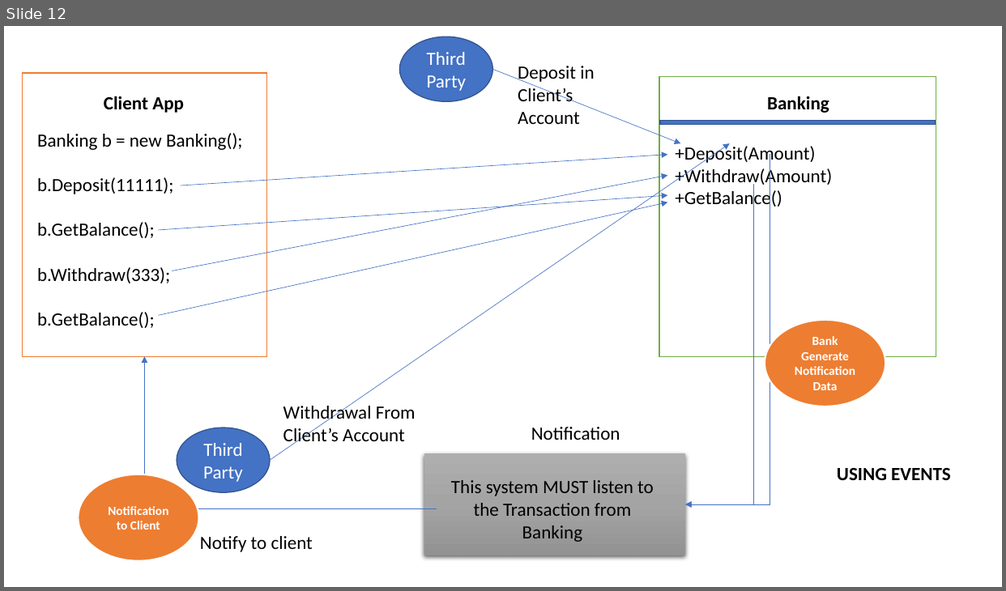
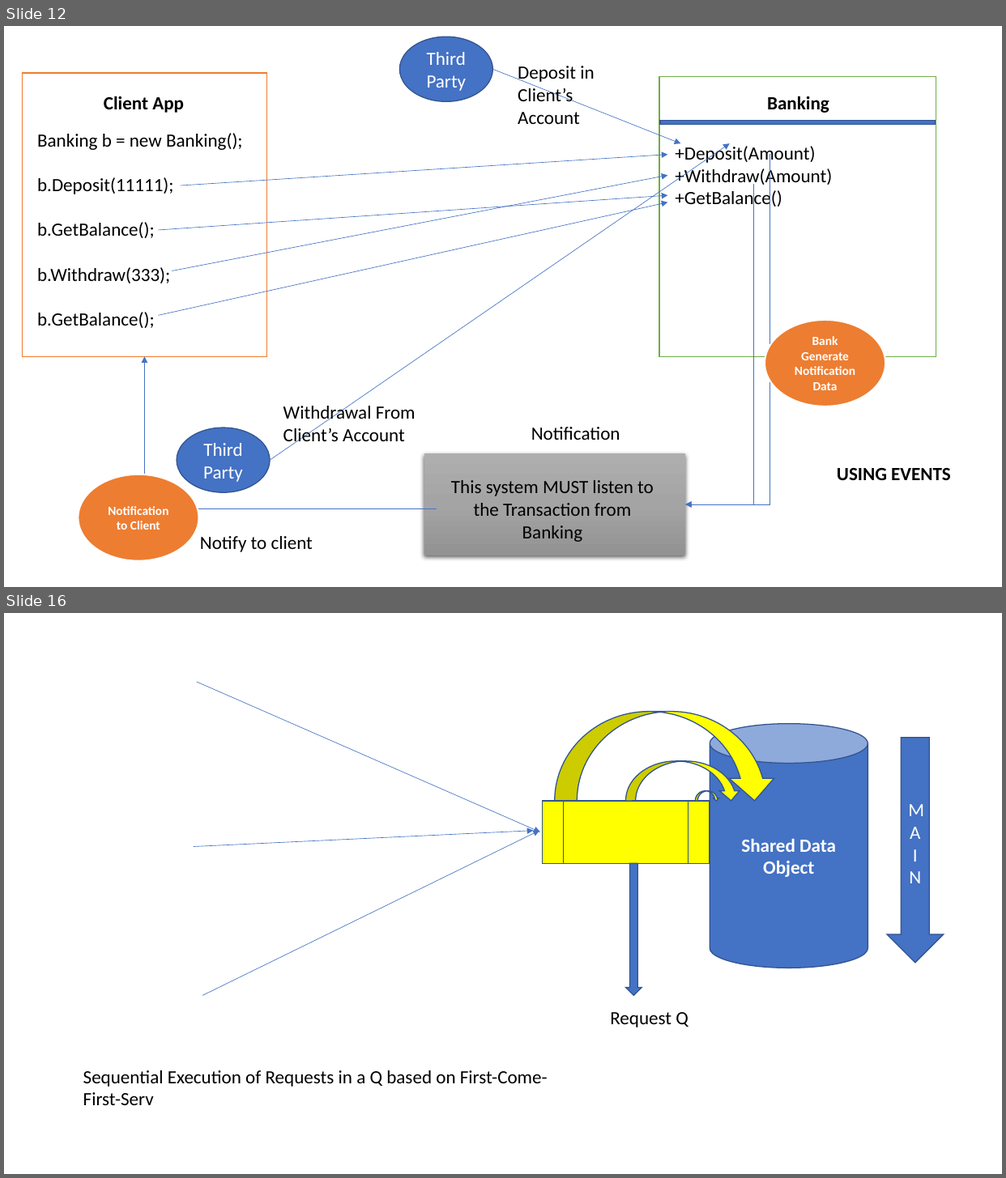
Before and after one commit to maheshsabnis/CS_Applications_MB, a slide deck: MB_Training_Images.pptx. Shown one above the other, each under a label of ours: slide 12 before the commit, slides 12 and 16 after it; the slides between them are not shown. The pictures are 1006x591 and 1006x1178 pixels, drawn with LibreOffice and Linux fonts; fonts in the diff are those of the drawing. Boxes give left, top, right and bottom in pixels: in the first picture for what was removed or moved away, otherwise in the second. Text is boxed around its words. In the diff, an @@ line names an element or a change of style, - is before the commit and + after.

Commit message:
Data:12-Aug-2022

```diff
--- a/MB_Training_Images.pptx
+++ b/MB_Training_Images.pptx
@@ slide 16 added at bbox=[4, 613, 1002, 1174], background #FFFFFF @@
@@ arrow added from (197, 682) to (540, 833), #4472C4 0.5 pt @@
@@ curved down arrow added at bbox=[555, 712, 778, 801], fill #FFFF00, outline #325491 1 pt @@
@@ cylinder added at bbox=[710, 724, 868, 969], fill #4472C4, outline #325491 1 pt, 18 pt, text #FFFFFF, bold @@
+Shared Data Object
@@ down arrow added at bbox=[888, 737, 944, 963], fill #4472C4, outline #325491 1 pt, 18 pt, text #FFFFFF @@
+M
+A
+I
+N
@@ curved down arrow added at bbox=[626, 761, 741, 801], fill #FFFF00, outline #325491 1 pt @@
@@ flow chart predefined process added at bbox=[543, 801, 709, 864], fill #FFFF00, outline #325491 1 pt @@
@@ curved down arrow added at bbox=[695, 791, 719, 801], fill #FFFF00, outline #325491 1 pt @@
@@ arrow added from (194, 846) to (533, 831), #4472C4 0.5 pt @@
@@ arrow added from (202, 995) to (539, 831), #4472C4 0.5 pt @@
@@ down arrow added at bbox=[626, 864, 641, 996], fill #4472C4, outline #325491 1 pt @@
@@ text added at bbox=[610, 1012, 688, 1028], 18 pt, text #000000 @@
+Request Q
@@ text added at bbox=[83, 1071, 548, 1105], 18 pt, text #000000 @@
+Sequential Execution of Requests in a Q based on First-Come-First-Serv
```
Also in this commit, not shown: 6 other slides added, 24 other files.
